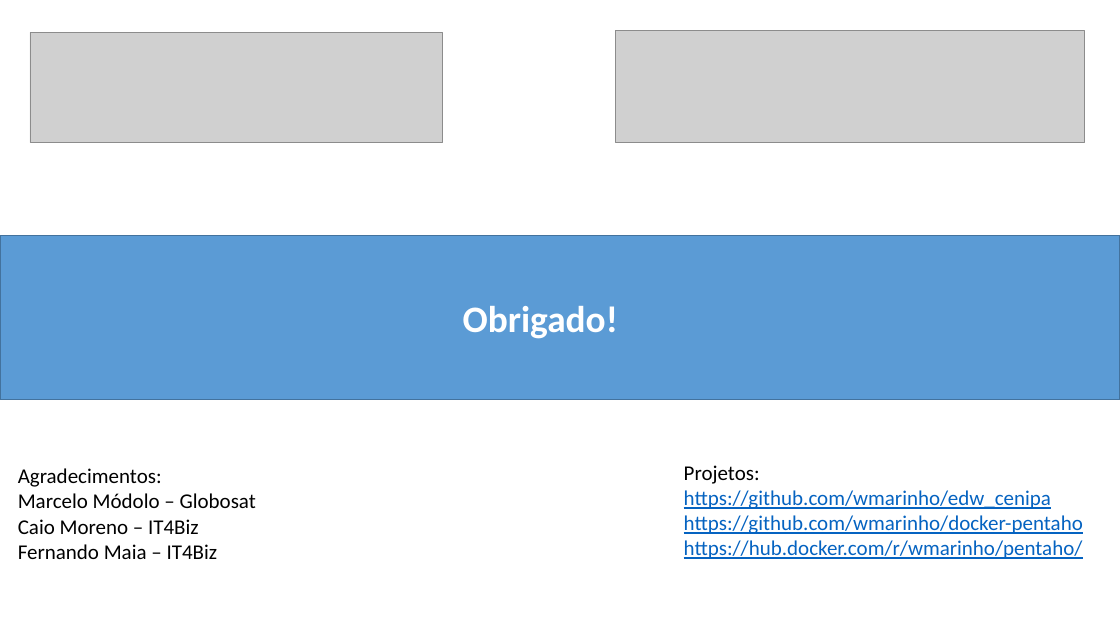
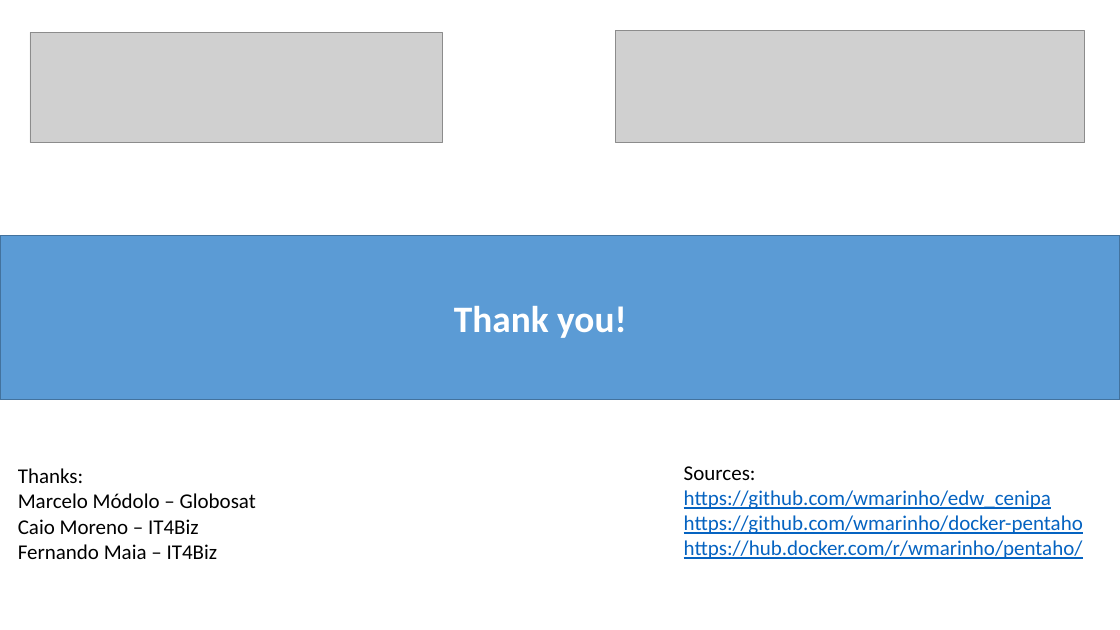
Before and after one commit to wmarinho/edw_cenipa, a slide deck: slide 15 of docs/projeto-docker-pentaho-cenipa.pptx. Drawn at 1120x630 pixels with LibreOffice and Linux fonts; fonts in the diff are those of the drawing; grey boxes stand for pictures. Boxes give left, top, right and bottom in pixels: in the first picture for what was removed or moved away, otherwise in the second. Text is boxed around its words. In the diff, an @@ line names an element or a change of style, - is before the commit and + after.

```diff
--- a/docs/projeto-docker-pentaho-cenipa.pptx
+++ b/docs/projeto-docker-pentaho-cenipa.pptx
@@ text at (454,306,627,338): text changed @@
-Obrigado!
+Thank you!
@@ text at (18,468,83,483): text changed @@
-Agradecimentos:
+Thanks:
@@ text at (684,466,756,480): text changed @@
-Projetos:
+Sources:
```
Also in this commit, not shown: 13 other slides changed, 3 other files.
